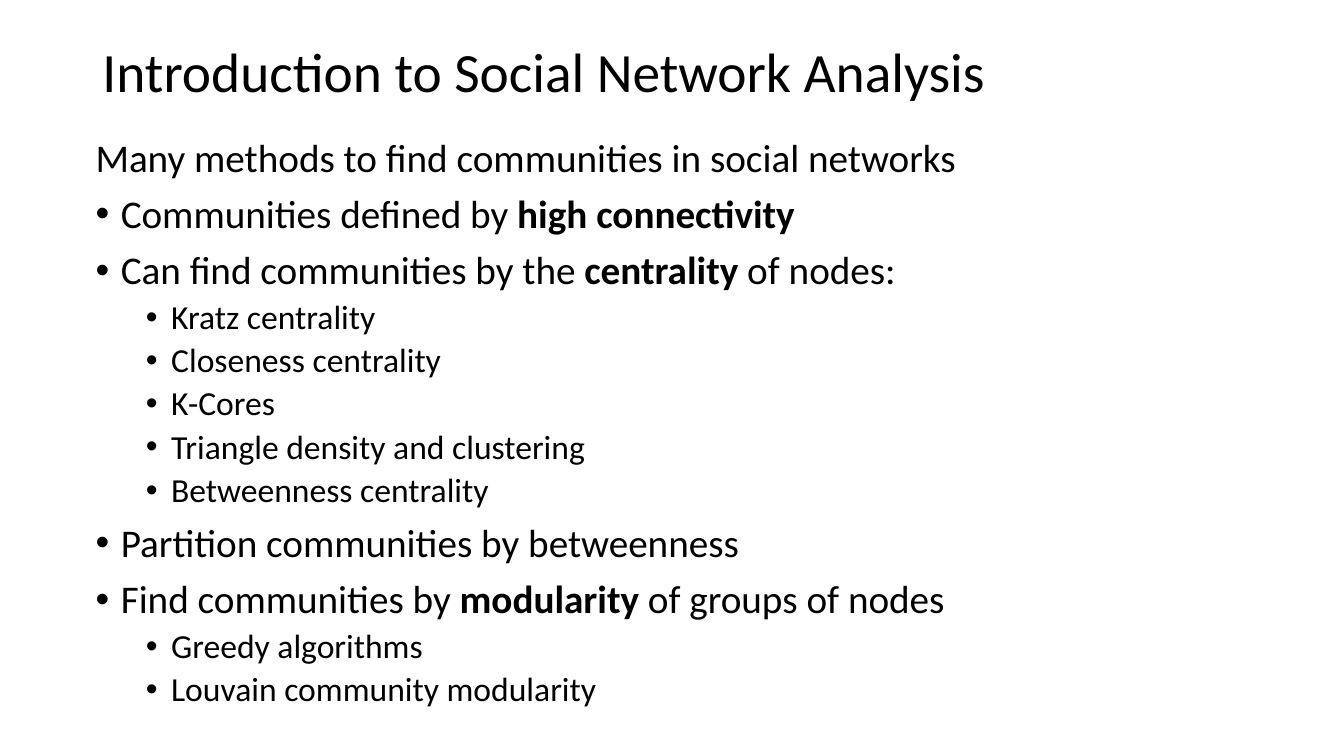
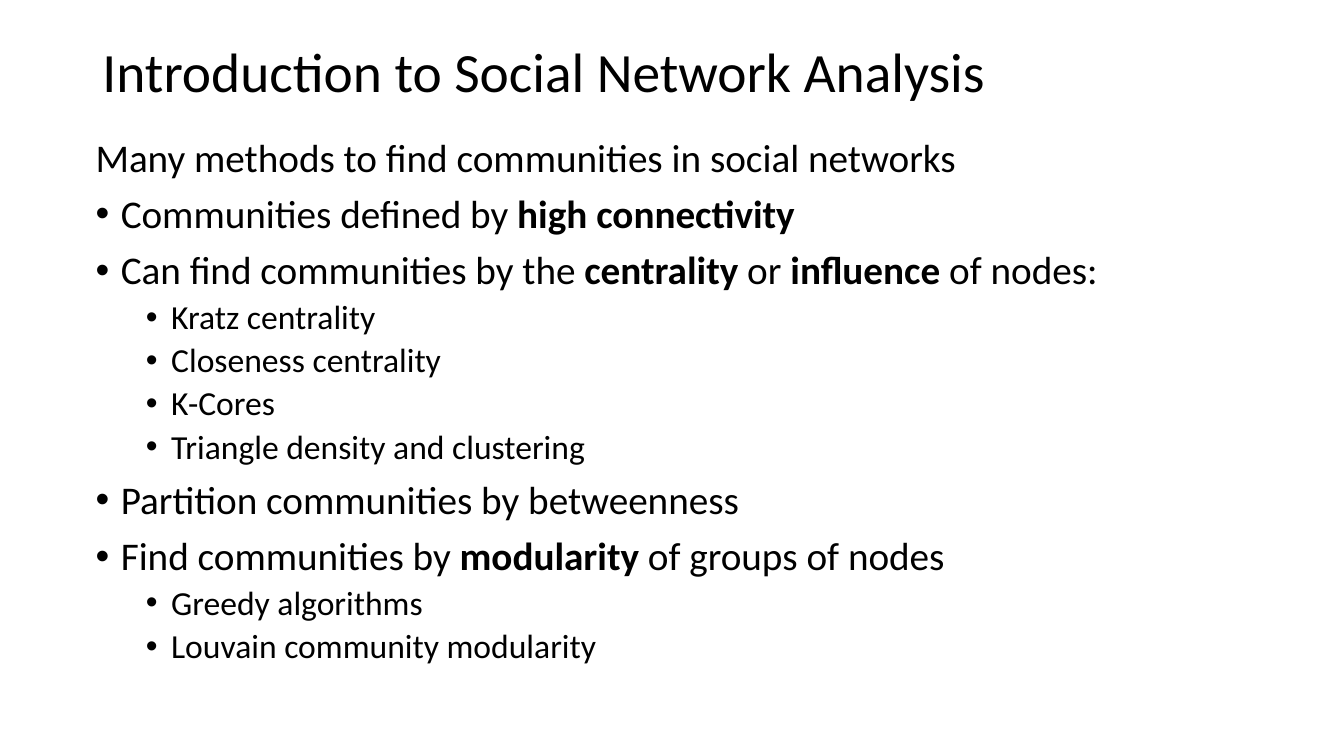
Before and after one commit to StephenElston/CSCI-E-108, a slide deck: slide 7 of slides/9_SocialNetworkAnalysis.pptx. Drawn at 1344x756 pixels with LibreOffice and Linux fonts; fonts in the diff are those of the drawing. Boxes give left, top, right and bottom in pixels: in the first picture for what was removed or moved away, otherwise in the second. Text is boxed around its words. In the diff, an @@ line names an element or a change of style, - is before the commit and + after.

```diff
--- a/slides/9_SocialNetworkAnalysis.pptx
+++ b/slides/9_SocialNetworkAnalysis.pptx
@@ text at [121, 256, 1098, 291]: text changed @@
-• Can find communities by the centrality of nodes:
+• Can find communities by the centrality or influence of nodes:
@@ text at [171, 478, 488, 508]: paragraph removed @@
-  • Betweenness centrality
```
Also in this commit, not shown: 6 other slides changed.
